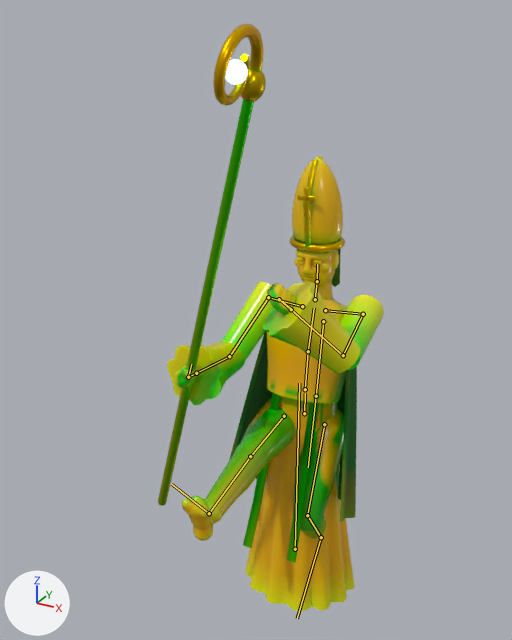
Two versions of the glTF model public/models/bishop.glb, one commit apart.
The view is the same before and after, from a 50 mm lens placed at (1.22, -2.65, 2.58), pointed at (-0.1, -0.23, 1.37). The lights are fixed; the arrows at lower left show +X, +Y and +Z. The older version comes first. Both versions are drawn at frame 21 of the action 'silly'; the numbers are the values there. The bones that bend it are drawn over the model as lines.

Objects in the first picture: 'bishop'.
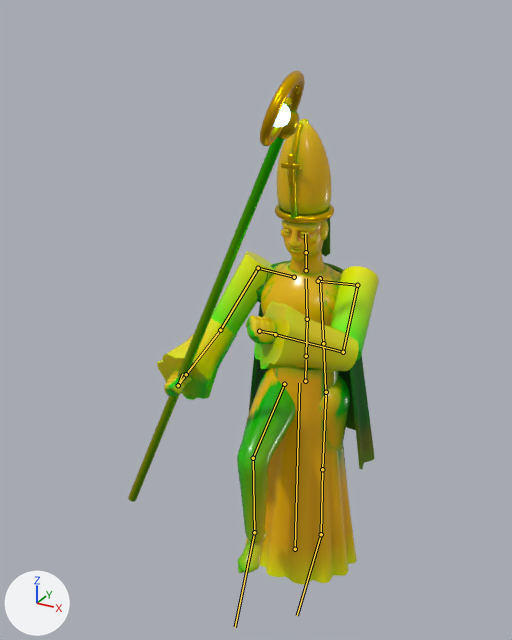
Where the change shows, as pixel boxes (x1, y1, x2, y2) in the pictures (512 x 640 px):
```json
{"object": "bishop", "change": "posed", "before": [158, 24, 384, 612], "after": [128, 71, 379, 585], "on screen": "11% wider, 13% shorter"}
{"bone": "hips", "before": "(304, 413) to (305, 393)", "after": "(305, 381) to (306, 360)"}
{"bone": "spine", "before": "(305, 389) to (308, 351)", "after": "(306, 356) to (307, 319)"}
{"bone": "chest", "before": "(308, 351) to (314, 308)", "after": "(307, 319) to (306, 278)"}
{"bone": "neck", "before": "(315, 299) to (317, 281)", "after": "(306, 270) to (306, 252)"}
{"bone": "head", "before": "(317, 281) to (317, 264)", "after": "(306, 252) to (305, 234)"}
{"bone": "upperarm.L", "before": "(363, 314) to (343, 355)", "after": "(357, 285) to (343, 352)"}
{"bone": "upperarm.R", "before": "(268, 297) to (229, 356)", "after": "(258, 268) to (220, 330)"}
{"bone": "prop.R", "before": "(188, 377) to (191, 364)", "after": "(178, 385) to (182, 374)"}
{"bone": "thigh.L", "before": "(324, 424) to (307, 515)", "after": "(326, 392) to (322, 469)"}
{"bone": "shin.L", "before": "(307, 515) to (321, 537)", "after": "(322, 469) to (321, 534)"}
{"bone": "foot.L", "before": "(321, 537) to (297, 618)", "after": "(321, 534) to (297, 615)"}
{"bone": "thigh.R", "before": "(284, 416) to (250, 456)", "after": "(284, 384) to (253, 458)"}
{"bone": "shin.R", "before": "(250, 456) to (209, 513)", "after": "(253, 458) to (254, 532)"}
{"bone": "foot.R", "before": "(209, 513) to (171, 484)", "after": "(254, 532) to (235, 627)"}
```

The change, as JSON lines over the scene's bpy script:
```json
{"block": "bone_hips", "where": "bone_hips = bpy.data.objects['bishop_rig'].pose.bones['hips']  # child of 'root'"}
{"op": "set", "path": "bone_hips.location", "old": "(0.029, -0.155, 0.0)", "new": "(0.029, 0.018, 0.0)"}
{"block": "bone_spine", "where": "bone_spine = bpy.data.objects['bishop_rig'].pose.bones['spine']  # child of 'hips'"}
{"op": "set", "path": "bone_spine.rotation_quaternion", "old": "(0.997, -0.073, 0.0, 0.0)", "new": "(1.0, 0.018, 0.0, 0.0)", "note": "degrees (-8, 0, 0) -> degrees (2, 0, 0)"}
{"block": "bone_chest", "where": "bone_chest = bpy.data.objects['bishop_rig'].pose.bones['chest']  # child of 'spine'"}
{"op": "set", "path": "bone_chest.rotation_quaternion", "old": "(0.995, -0.084, -0.045, -0.004)", "new": "(0.998, 0.043, -0.045, 0.002)", "note": "degrees (-10, -5, 0) -> degrees (5, -5, 0)"}
{"block": "bone_neck", "where": "bone_neck = bpy.data.objects['bishop_rig'].pose.bones['neck']  # child of 'chest'"}
{"op": "set", "path": "bone_neck.rotation_quaternion", "old": "(0.999, 0.044, 0.0, 0.0)", "new": "(1.0, -0.011, 0.0, 0.0)", "note": "degrees (5, 0, 0) -> degrees (-1, 0, 0)"}
{"block": "bone_head", "where": "bone_head = bpy.data.objects['bishop_rig'].pose.bones['head']  # child of 'neck'"}
{"op": "set", "path": "bone_head.rotation_quaternion", "old": "(0.992, 0.122, -0.018, 0.002)", "new": "(1.0, 0.013, -0.018, 0.0)", "note": "degrees (14, -2, 0) -> degrees (2, -2, 0)"}
{"block": "bone_upperarm_l", "where": "bone_upperarm_l = bpy.data.objects['bishop_rig'].pose.bones['upperarm.L']  # child of 'shoulder.L'"}
{"op": "set", "path": "bone_upperarm_l.rotation_quaternion", "old": "(0.841, -0.524, 0.07, -0.113)", "new": "(0.829, -0.517, 0.113, -0.181)", "note": "degrees (-64, 0, -15) -> degrees (-64, 0, -25)"}
{"block": "bone_upperarm_r", "where": "bone_upperarm_r = bpy.data.objects['bishop_rig'].pose.bones['upperarm.R']  # child of 'shoulder.R'"}
{"op": "set", "path": "bone_upperarm_r.rotation_quaternion", "old": "(0.958, -0.253, -0.034, 0.129)", "new": "(0.954, -0.21, -0.046, 0.208)", "note": "degrees (-30, 0, 15) -> degrees (-25, 0, 25)"}
{"block": "bone_prop_r", "where": "bone_prop_r = bpy.data.objects['bishop_rig'].pose.bones['prop.R']  # child of 'hand.R'"}
{"op": "set", "path": "bone_prop_r.rotation_quaternion", "old": "(0.645, 0.764, 0.0, 0.0)", "new": "(0.82, 0.572, 0.0, 0.0)", "note": "degrees (100, 0, 0) -> degrees (70, 0, 0)"}
{"block": "bone_thigh_l", "where": "bone_thigh_l = bpy.data.objects['bishop_rig'].pose.bones['thigh.L']  # child of 'hips'"}
{"op": "set", "path": "bone_thigh_l.rotation_quaternion", "old": "(0.963, -0.271, 0.0, 0.0)", "new": "(1.0, 0.011, 0.0, 0.0)", "note": "degrees (-31, 0, 0) -> degrees (1, 0, 0)"}
{"block": "bone_shin_l", "where": "bone_shin_l = bpy.data.objects['bishop_rig'].pose.bones['shin.L']  # child of 'thigh.L'"}
{"op": "set", "path": "bone_shin_l.rotation_quaternion", "old": "(0.841, 0.541, 0.0, 0.0)", "new": "(1.0, -0.012, 0.0, 0.0)", "note": "degrees (65, 0, 0) -> degrees (-1, 0, 0)"}
{"block": "bone_foot_l", "where": "bone_foot_l = bpy.data.objects['bishop_rig'].pose.bones['foot.L']  # child of 'shin.L'"}
{"op": "set", "path": "bone_foot_l.rotation_quaternion", "old": "(0.956, -0.293, 0.0, 0.0)", "new": "(1.0, 0.001, 0.0, 0.0)", "note": "degrees (-34, 0, 0) -> degrees (0, 0, 0)"}
{"block": "bone_thigh_r", "where": "bone_thigh_r = bpy.data.objects['bishop_rig'].pose.bones['thigh.R']  # child of 'hips'"}
{"op": "set", "path": "bone_thigh_r.rotation_quaternion", "old": "(0.682, -0.731, 0.0, 0.0)", "new": "(0.835, -0.549, 0.0, 0.0)", "note": "degrees (-94, 0, 0) -> degrees (-67, 0, 0)"}
{"block": "bone_shin_r", "where": "bone_shin_r = bpy.data.objects['bishop_rig'].pose.bones['shin.R']  # child of 'thigh.R'"}
{"op": "set", "path": "bone_shin_r.rotation_quaternion", "old": "(1.0, -0.01, 0.0, 0.0)", "new": "(0.842, 0.539, 0.0, 0.0)", "note": "degrees (-1, 0, 0) -> degrees (65, 0, 0)"}
{"block": "bone_foot_r", "where": "bone_foot_r = bpy.data.objects['bishop_rig'].pose.bones['foot.R']  # child of 'shin.R'"}
{"op": "set", "path": "bone_foot_r.rotation_quaternion", "old": "(0.988, 0.155, 0.0, 0.0)", "new": "(0.967, 0.255, 0.0, 0.0)", "note": "degrees (18, 0, 0) -> degrees (30, 0, 0)"}
```
